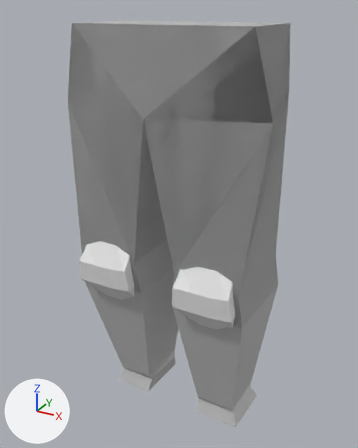
The Blender file ARMOUR/male trousers2.blend: old version first, new version second.
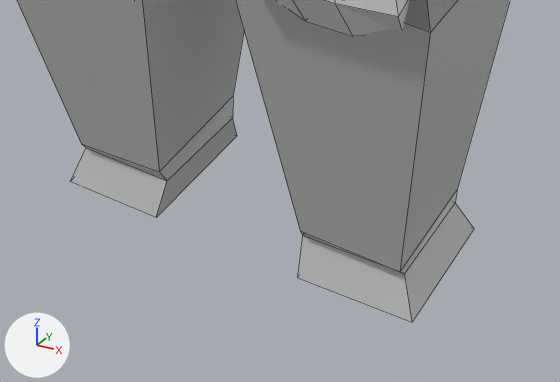
Each version is shown whole from a 50 mm camera at (0.484, -0.885, 1.038) aimed at (-0.005, 0.004, 0.593), then close up on the part from 27% to 80% of the width and 71% to 100% of the height. The lights are fixed; the arrows at lower left show +X, +Y and +Z. The close-ups show mesh edges as thin lines.

The scene before the commit, as lines of its bpy script (objects in view):
```python
me_cube_002 = bpy.data.meshes.new('Cube.002')
me_cube_002.from_pydata(...)  # 32 vertices, 30 faces; spans x -1.18..1.15, y -1.01..1.06, z -1.29..1.31
me_cube_006 = bpy.data.meshes.new('Cube.006')
me_cube_006.from_pydata(...)  # 80 vertices, 70 faces; spans x -0.33..0.37, y -0.6..0.6, z -2.24..0.19
me_cube_006.materials.append(mat_material_002)  # grey #bcbcbc
ob_cube_001 = bpy.data.objects.new('Cube.001', me_cube_002)
ob_cube_001.location = (0.1191, -0.1088, 0.4958)
ob_cube_001.rotation_euler = (0.107, 0.0, 0.0)  # degrees (6.1, 0, 0)
ob_cube_001.scale = (0.0566, 0.0241, 0.0566)
ob_legs_001 = bpy.data.objects.new('Legs.001', me_cube_006)
ob_legs_001.location = (0.0, 0.0, 0.9409)
ob_legs_001.rotation_euler = (0.0, 0.0, -1.571)  # degrees (0, 0, -90)
ob_legs_001.scale = (0.369, 0.369, 0.369)
```
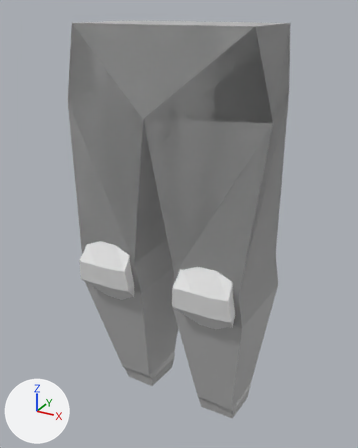
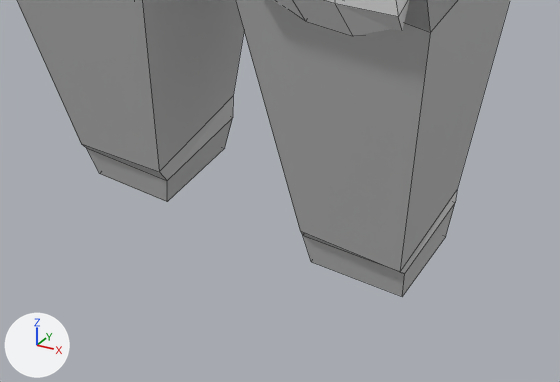
The change, as a list of edits to the scene's bpy script:
```text
Change me_cube_006:
    where me_cube_006.from_pydata(...)  # 80 vertices, 70 faces; spans x -0.33..0.37, y -0.6..0.6, z -2.24..0.19
    used by ob_legs_001; location = (0.0, 0.0, 0.9409); rotation_euler = (0.0, 0.0, -1.571), in degrees (0, 0, -90); scale = (0.369, 0.369, 0.369)
    me_cube_006 part 1
    me_cube_006.vertices[31].co: (-0.24, 0.49, -2.24) -> (-0.18, 0.44, -2.24)  # pixel (474, 228) -> pixel (445, 236)
    me_cube_006.vertices[37].co: (-0.24, 0.16, -2.23) -> (-0.18, 0.17, -2.23)
    me_cube_006.vertices[42].co: (0.1, 0.19, -2.24) -> (0.04, 0.19, -2.24)  # pixel (297, 277) -> pixel (311, 261)
    me_cube_006.vertices[47].co: (0.1, 0.47, -2.23) -> (0.04, 0.42, -2.23)  # pixel (412, 322) -> pixel (402, 296)
    me_cube_006.vertices[51].co: (-0.24, -0.48, -2.23) -> (-0.18, -0.43, -2.23)
    me_cube_006.vertices[57].co: (-0.24, -0.16, -2.22) -> (-0.18, -0.17, -2.22)  # pixel (237, 135) -> pixel (224, 148)
    me_cube_006.vertices[60].co: (0.1, -0.2, -2.23) -> (0.04, -0.2, -2.23)  # pixel (156, 217) -> pixel (167, 201)
    me_cube_006.vertices[63].co: (0.1, -0.45, -2.23) -> (0.04, -0.4, -2.23)  # pixel (70, 181) -> pixel (99, 173)
```

Boxes (x1, y1, x2, y2) around the edits, measured in the close-ups (560 x 382 px; the box of a moved part takes in the faces that stretch with it):
'Legs.001', reshaped
    before: (17, 0, 510, 322)
    after: (17, 0, 510, 297)
part 1 of me_cube_006, moved or reshaped
    before: (71, 118, 474, 322)
    after: (87, 118, 455, 297)
